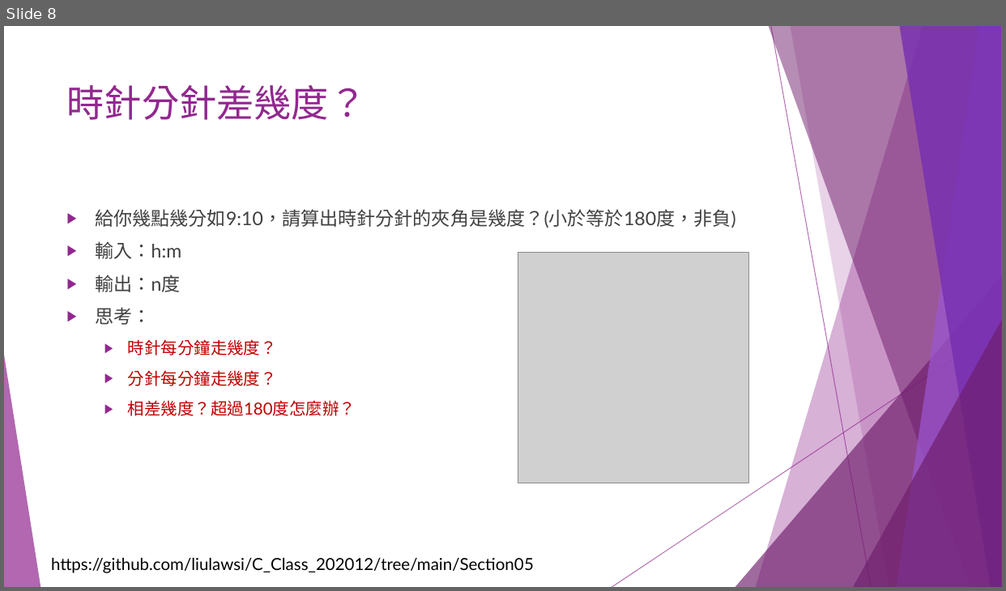
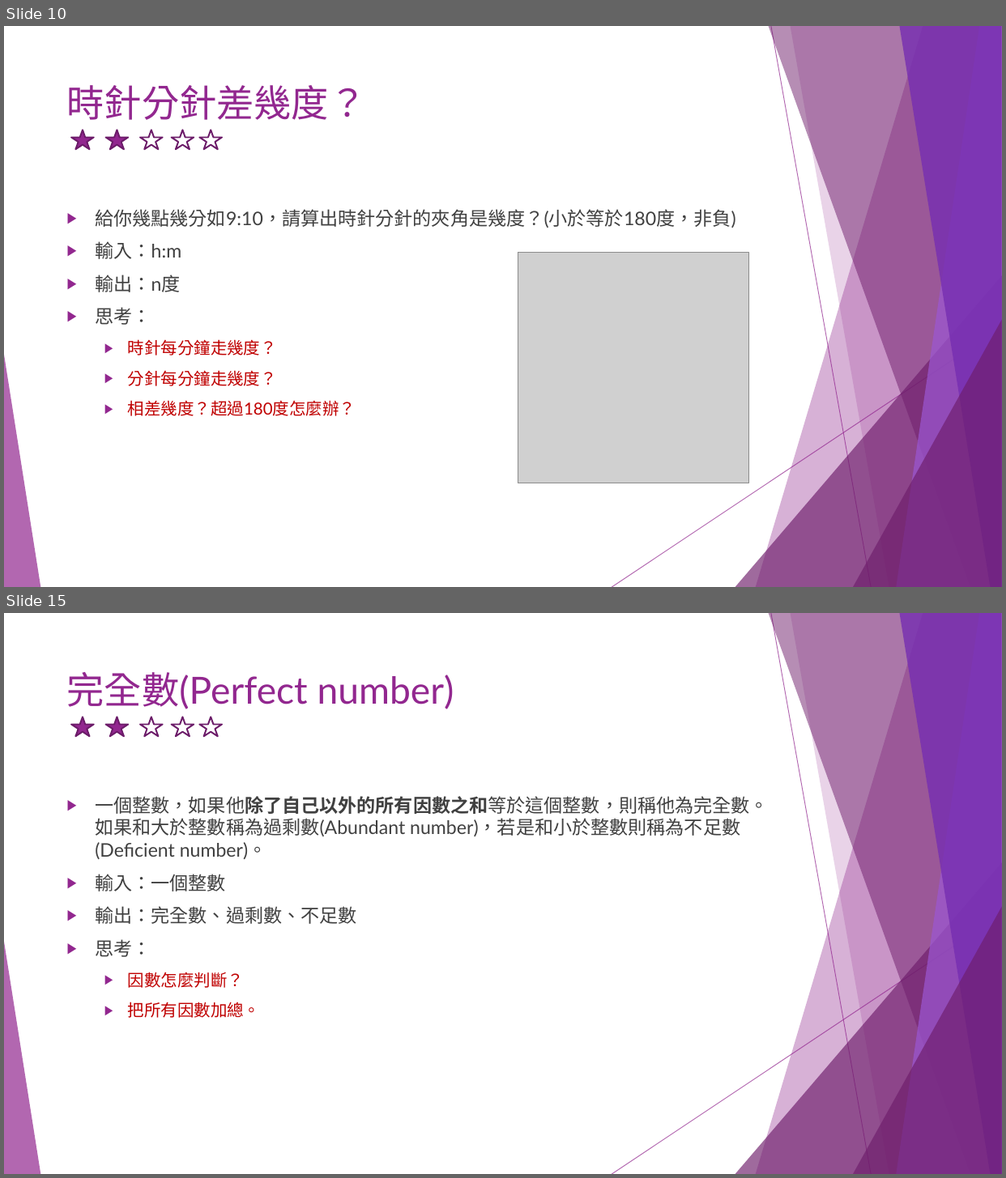
Before and after one commit to liulawsi/My_PPTs, a slide deck: CHING JIAN/C_Class/A1_邏輯思考訓練題.pptx. Shown one above the other, each under a label of ours: slide 8 before the commit, slides 10 and 15 after it; the slides between them are not shown. The pictures are 1006x591 and 1006x1178 pixels, drawn with LibreOffice and Linux fonts; fonts in the diff are those of the drawing; grey boxes stand for pictures. Boxes give left, top, right and bottom in pixels: in the first picture for what was removed or moved away, otherwise in the second. Text is boxed around its words. In the diff, an @@ line names an element or a change of style, - is before the commit and + after.

```diff
--- a/CHING JIAN/C_Class/A1_邏輯思考訓練題.pptx
+++ b/CHING JIAN/C_Class/A1_邏輯思考訓練題.pptx
@@ slide 15 added at bbox=[4, 613, 1002, 1174], background #FFFFFF; not listed: 10 template elements that a slide beside it also shows @@
@@ title added at bbox=[67, 672, 454, 709], 36 pt, text #92278F @@
+完全數(Perfect number)
@@ star added at bbox=[71, 717, 94, 736], fill #92278F, outline #6C1D6A 1.5 pt @@
@@ star added at bbox=[106, 717, 128, 736], fill #92278F, outline #6C1D6A 1.5 pt @@
@@ star added at bbox=[140, 717, 163, 736], outline #6C1D6A 1.5 pt @@
@@ star added at bbox=[172, 717, 194, 736], outline #6C1D6A 1.5 pt @@
@@ star added at bbox=[199, 717, 222, 736], outline #6C1D6A 1.5 pt @@
@@ text added at bbox=[95, 796, 769, 1018], 18 pt, text #404040 @@
+▶ 一個整數，如果他除了自己以外的所有因數之和等於這個整數，則稱他為完全數。如果和大於整數稱為過剩數(Abundant number)，若是和小於整數則稱為不足數(Deficient number)。
+▶ 輸入：一個整數
+▶ 輸出：完全數、過剩數、不足數
+▶ 思考：
+  ▶ 因數怎麼判斷？
+  ▶ 把所有因數加總。
@@ what was slide 8 is now slide 10 @@
@@ slide 10 changed as well @@
@@ star added at bbox=[71, 130, 94, 149], fill #92278F, outline #6C1D6A 1.5 pt @@
@@ star added at bbox=[106, 130, 128, 149], fill #92278F, outline #6C1D6A 1.5 pt @@
@@ star added at bbox=[140, 130, 163, 149], outline #6C1D6A 1.5 pt @@
@@ star added at bbox=[172, 130, 194, 149], outline #6C1D6A 1.5 pt @@
@@ star added at bbox=[199, 130, 222, 149], outline #6C1D6A 1.5 pt @@
@@ text removed at bbox=[51, 558, 534, 574] @@
-https://github.com/liulawsi/C_Class_202012/tree/main/Section05
```
Also in this commit, not shown: 7 other slides changed, 25 other slides added.
